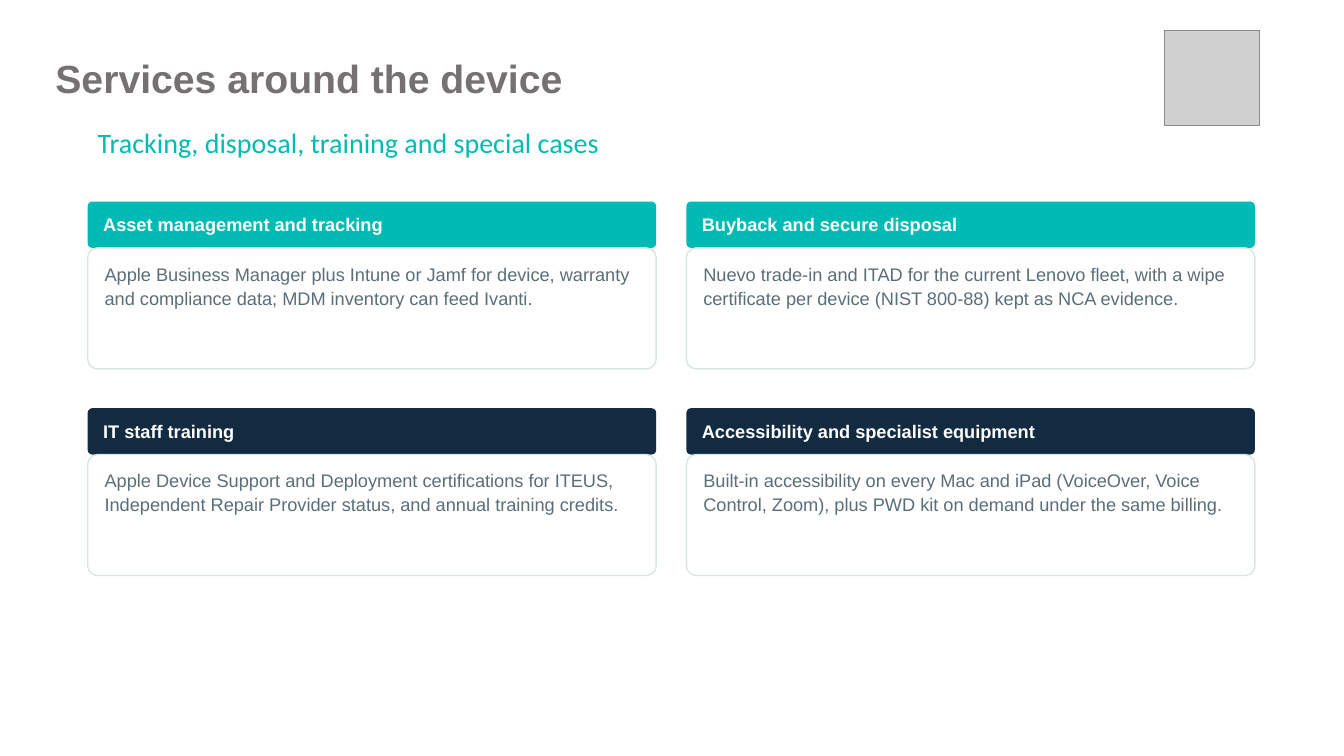
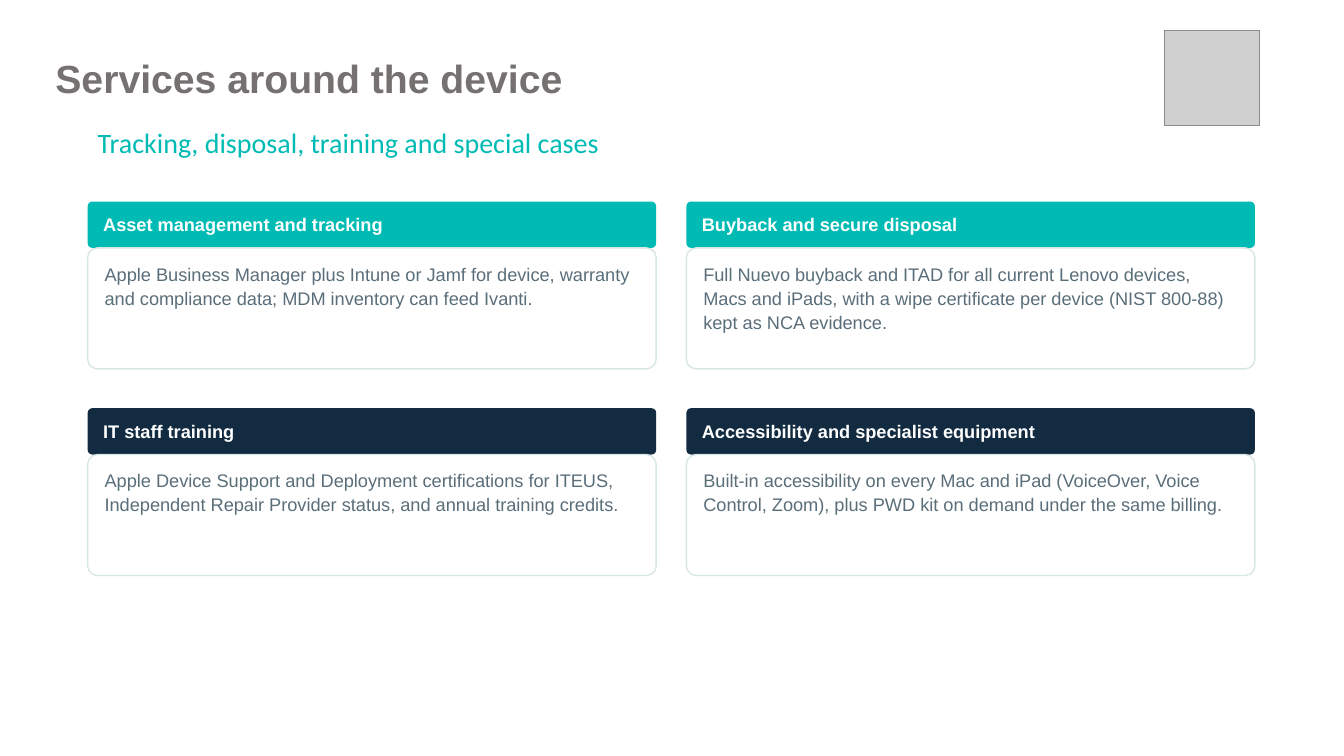
Before and after one commit to 7vbphz8fgw-commits/Bcipd, a slide deck: slide 10 of Flynas_Nuevo_Apple_DaaS_Discussion.pptx. Drawn at 1344x756 pixels with LibreOffice and Linux fonts; fonts in the diff are those of the drawing; grey boxes stand for pictures; background and template pictures are left out. Boxes give left, top, right and bottom in pixels: in the first picture for what was removed or moved away, otherwise in the second. Text is boxed around its words. In the diff, an @@ line names an element or a change of style, - is before the commit and + after.

```diff
--- a/Flynas_Nuevo_Apple_DaaS_Discussion.pptx
+++ b/Flynas_Nuevo_Apple_DaaS_Discussion.pptx
@@ text in rounded rectangle at (703,268,1224,333): text changed @@
-Nuevo trade-in and ITAD for the current Lenovo fleet, with a wipe certificate per device (NIST 800-88) kept as NCA evidence.
+Full Nuevo buyback and ITAD for all current Lenovo devices, Macs and iPads, with a wipe certificate per device (NIST 800-88) kept as NCA evidence.
```
Also in this commit, not shown: 4 other slides changed, 1 other file.
